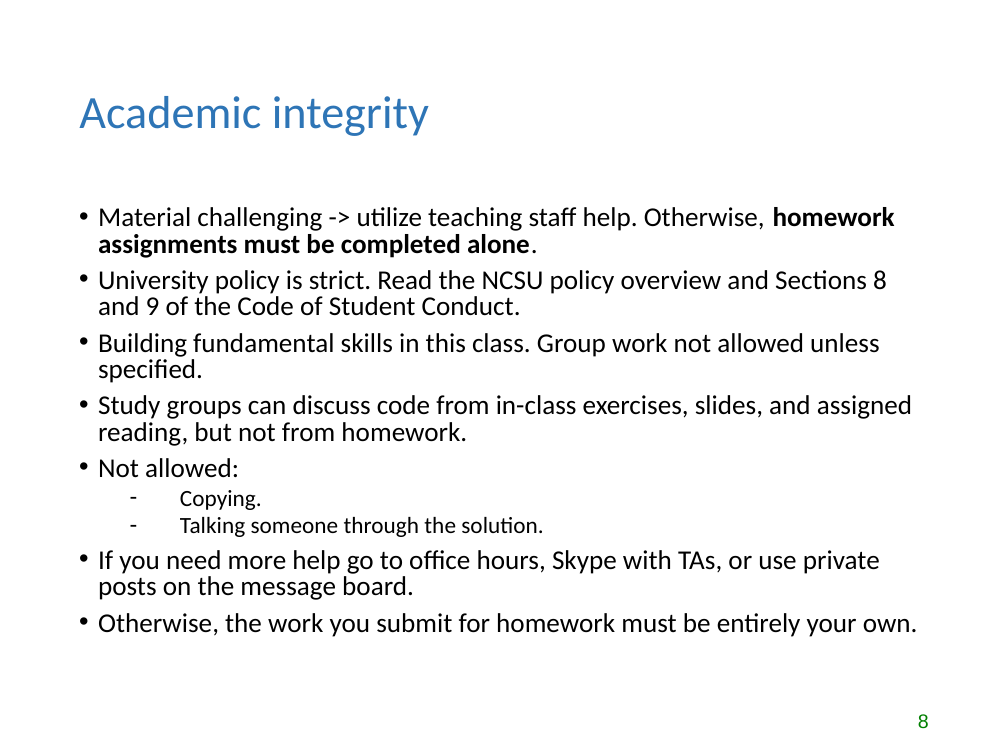
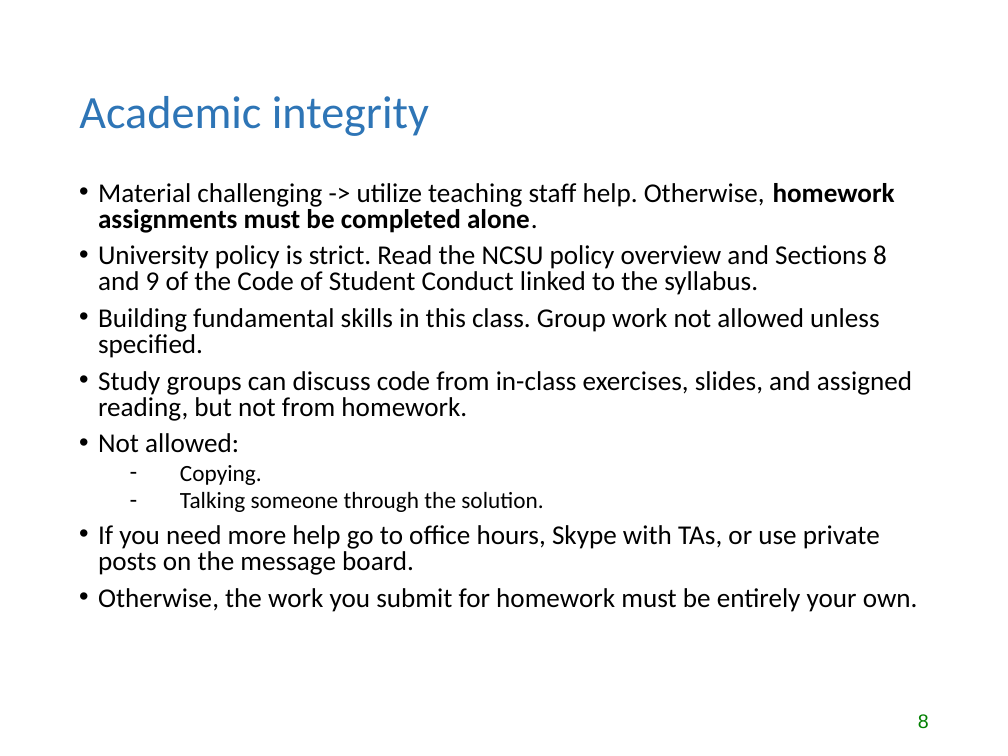
Before and after one commit to lgtateos/gis540, a slide deck: slide 8 of slides/intro_to_GIS540.ppt. Drawn at 1008x756 pixels with LibreOffice and Linux fonts; fonts in the diff are those of the drawing. Boxes give left, top, right and bottom in pixels: in the first picture for what was removed or moved away, otherwise in the second. Text is boxed around its words. In the diff, an @@ line names an element or a change of style, - is before the commit and + after.

```diff
--- a/slides/intro_to_GIS540.ppt
+++ b/slides/intro_to_GIS540.ppt
@@ text "Material challenging -> utilize teaching ..." moved from (x1=98, y1=207, x2=918, y2=637) to (x1=98, y1=183, x2=918, y2=612) @@
@@ text at (x1=98, y1=245, x2=887, y2=295): text changed @@
-• University policy is strict. Read the NCSU policy overview and Sections 8 and 9 of the Code of Student Conduct.
+• University policy is strict. Read the NCSU policy overview and Sections 8 and 9 of the Code of Student Conduct linked to the syllabus.
```
Also in this commit, not shown: 9 other slides changed, 1 other file.
